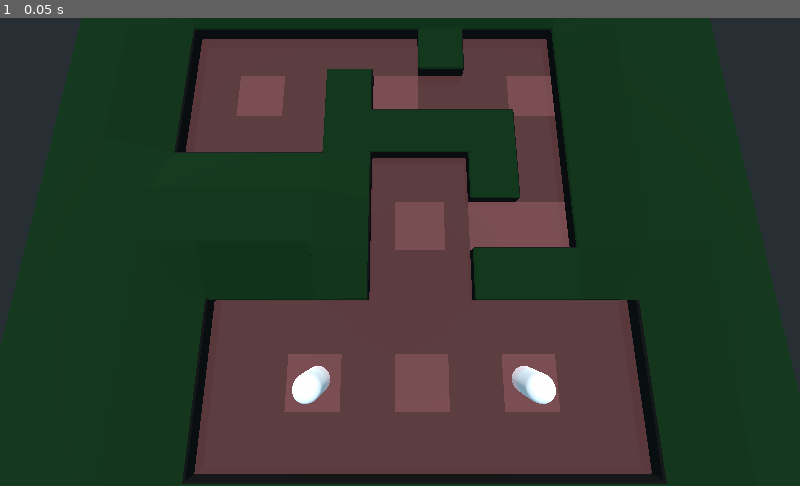
Above: before the commit, frame 1.
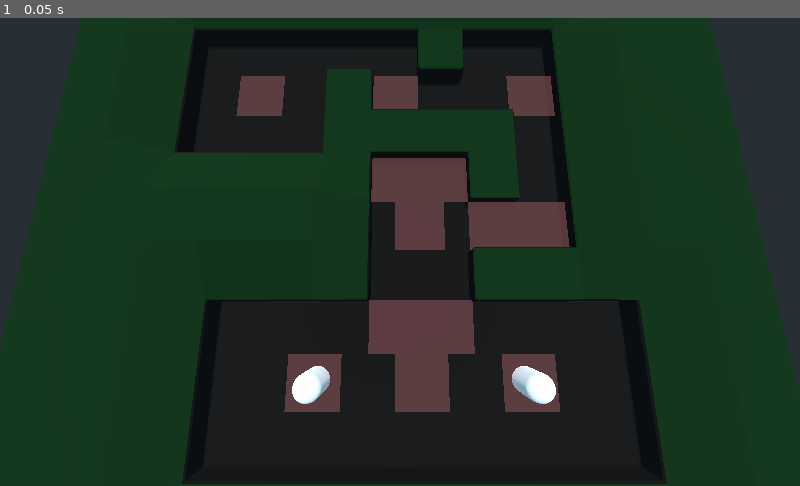
Above: after the commit, the same moment.

Repository: rubenMiller/rwu-spieleentwicklung-project
Game: Godot game, scene res://levels/pathfinding.tscn
Same seed, same stepped clock (60 frames per second), same inputs: the game is played once before the commit and once after it.
Inputs:
- Up to frame 1 (0.05 s): no input

The runs differ from the first frame. In frame 1, 30% of the frame differs, in the area x 23-82%, y 4-98%.

Commit message:
Troop code clean Up, startet with Grid Map

Diff:
--- a/godot-files/Entities/SelectionArea.gd
+++ b/godot-files/Entities/SelectionArea.gd
@@ -17,7 +17,6 @@
 	selected = selection
 	emit_signal("selection_toggled", selected)
 
-
 func _make_exclusive():
 	if not exclusive:
 		return
--- a/godot-files/Entities/Troop.gd
+++ b/godot-files/Entities/Troop.gd
@@ -1,37 +1,50 @@
+class_name Unit
 extends KinematicBody
 
 export var idleMaterial: Material
 export var selectedMaterial: Material
-
-onready var isSelected = false
-onready var tile_handler = get_node("../tile_handler")
-onready var _agent: NavigationAgent = $NavigationAgent
+export var MAX_SPEED := 10.0
 
 var _velocity := Vector3.ZERO
 
+onready var current_position := global_transform.origin
+onready var target_position := current_position
+onready var isSelected = false
+onready var _agent: NavigationAgent = $NavigationAgent
+
+onready var tile_handler = get_node("../tile_handler")
+
 func _ready():
-	$Label3D.hide()
-	$MeshInstance.material_override = idleMaterial
-	_agent.set_target_location(global_transform.origin)
+	_agent.set_target_location(current_position)
+	display_selected_unit()
+
 	tile_handler.connect("tile_selected", self, "move") # aufruf der move funktion
 
-func _physics_process(_delta: float) -> void:
+func _process(_delta: float) -> void:
 	if _agent.is_navigation_finished():
-		#print(_agent.get_final_location())
 		return
 
 	var direction := global_transform.origin.direction_to(_agent.get_next_location())
-	#direction.normalized()
-	_velocity = direction * 10
-	_velocity = move_and_slide(_velocity)
+	_velocity = direction * MAX_SPEED
+	move_and_slide(_velocity)
 
-func move(child):
-	if isSelected: _agent.set_target_location(child.global_transform.origin)
+func move(target_tile):
+	if isSelected:
+		target_position = target_tile.global_transform.origin
+		_agent.set_target_location(target_position)
 
 func _on_SelectionArea_selection_toggled(selection):
+	isSelected = selection
+	display_selected_unit()
+
+func display_selected_unit():
+	$Label3D.visible = isSelected
+	if isSelected: $MeshInstance.material_override = selectedMaterial
+	else: $MeshInstance.material_override = idleMaterial
+
+func _debug_information():
+	print("------------------------------------------")
+	print("Global Position:", global_transform.origin)
+	print("distance to target:",_agent.distance_to_target())
+	print("Velocity",_velocity)
 	#set_process_unhandled_input(selection)
-	isSelected = selection
-
-	$Label3D.visible = selection
-	if selection: $MeshInstance.material_override = selectedMaterial
-	else: $MeshInstance.material_override = idleMaterial
--- a/godot-files/Entities/Troop.tscn
+++ b/godot-files/Entities/Troop.tscn
@@ -1,9 +1,10 @@
-[gd_scene load_steps=10 format=2]
+[gd_scene load_steps=12 format=2]
 
 [ext_resource path="res://Entities/Troop.gd" type="Script" id=1]
 [ext_resource path="res://Entities/SelectionArea.gd" type="Script" id=2]
 [ext_resource path="res://Art/materials/troop_idle_Material.tres" type="Material" id=3]
 [ext_resource path="res://Art/materials/troop_selected_Material.tres" type="Material" id=4]
+[ext_resource path="res://Art/fonts/Montserrat-Medium.ttf" type="DynamicFontData" id=5]
 
 [sub_resource type="SpatialMaterial" id=6]
 
@@ -14,6 +15,10 @@
 mid_height = 3.0
 
 [sub_resource type="Skin" id=4]
+
+[sub_resource type="DynamicFont" id=7]
+size = 120
+font_data = ExtResource( 5 )
 
 [sub_resource type="CapsuleShape" id=3]
 height = 3.0
@@ -29,25 +34,22 @@
 mesh = SubResource( 2 )
 skin = SubResource( 4 )
 
-[node name="SelectionArea" type="Area" parent="MeshInstance"]
+[node name="Label3D" type="Label3D" parent="."]
+transform = Transform( 1, 0, 0, 0, 1, 0, 0, 0, 1, 0, 4.32274, 0 )
+text = "Selected
+"
+font = SubResource( 7 )
+
+[node name="NavigationAgent" type="NavigationAgent" parent="."]
+path_desired_distance = 0.1
+target_desired_distance = 10.0
+agent_height_offset = 1.0
+
+[node name="SelectionArea" type="Area" parent="."]
+transform = Transform( 1, 0, 0, 0, -4.37114e-08, -1, 0, 1, -4.37114e-08, 0, 0, 0 )
 script = ExtResource( 2 )
 
-[node name="CollisionShape" type="CollisionShape" parent="MeshInstance/SelectionArea"]
+[node name="CollisionShape" type="CollisionShape" parent="SelectionArea"]
 shape = SubResource( 3 )
 
-[node name="Timer" type="Timer" parent="."]
-wait_time = 2.0
-autostart = true
-
-[node name="Label3D" type="Label3D" parent="."]
-transform = Transform( 1, 0, 0, 0, 1, 0, 0, 0, 1, 0, 4.32274, 0 )
-pixel_size = 0.1
-text = "Selected
-"
-
-[node name="NavigationAgent" type="NavigationAgent" parent="."]
-path_desired_distance = 3.0
-target_desired_distance = 15.0
-
-[connection signal="input_event" from="MeshInstance/SelectionArea" to="." method="_on_Area_input_event"]
-[connection signal="selection_toggled" from="MeshInstance/SelectionArea" to="." method="_on_SelectionArea_selection_toggled"]
+[connection signal="selection_toggled" from="SelectionArea" to="." method="_on_SelectionArea_selection_toggled"]
--- a/godot-files/Tiles/Tile.gd
+++ b/godot-files/Tiles/Tile.gd
@@ -8,10 +8,9 @@
 func _ready():
 	$MeshInstance.material_override = unselectedMaterial
 
-func _on_Area_input_event(camera, event, position, normal, shape_idx):
+func _on_Area_input_event(_camera, event, _position, _normal, _shape_idx):
 	if event.is_action_pressed("mouse_left"):
 		emit_signal("tile_selected", self)
-		print(self.position)
 		$MeshInstance.material_override = selectedMaterial
 
 	if event.is_action_pressed("mouse_right"):
--- /dev/null
+++ b/godot-files/levels/WalkTiles.gd
@@ -0,0 +1,25 @@
+class_name WalkTiles
+extends GridMap
+
+
+var cells: Array = []
+var _units := {}
+
+func _ready() -> void:
+	_reinitialize()
+
+	cells = get_used_cells()
+	print(cell_size)
+	print(cells)
+
+	print(_units)
+
+
+func _reinitialize() -> void:
+	_units.clear()
+
+	for child in get_children():
+		var unit := child as Unit
+		if not unit:
+			continue
+		_units[unit.currentPosition] = unit
--- a/godot-files/levels/pathfinding.tscn
+++ b/godot-files/levels/pathfinding.tscn
@@ -6,6 +6,7 @@
 [ext_resource path="res://Tiles/Tile.tscn" type="PackedScene" id=4]
 [ext_resource path="res://Art/fonts/Montserrat-Medium.ttf" type="DynamicFontData" id=5]
 [ext_resource path="res://levels/pathfinding.gd" type="Script" id=6]
+[ext_resource path="res://levels/WalkTiles.gd" type="Script" id=7]
 [ext_resource path="res://Art/Maps/Map_1.obj" type="ArrayMesh" id=8]
 
 [sub_resource type="NavigationMesh" id=1]
@@ -21,7 +22,7 @@
 size = 22
 font_data = ExtResource( 5 )
 
-[node name="pathfinding" type="Spatial"]
+[node name="Main" type="Spatial"]
 script = ExtResource( 6 )
 
 [node name="Camera" type="Camera" parent="."]
@@ -31,49 +32,64 @@
 [node name="DirectionalLight" type="DirectionalLight" parent="."]
 transform = Transform( 1, 0, 0, 0, 0.429313, 0.903156, 0, -0.903156, 0.429313, -15.8196, 14.813, 10.8217 )
 
-[node name="Navigation" type="Navigation" parent="."]
+[node name="WalkTiles" type="GridMap" parent="."]
+transform = Transform( 1, 0, 0, 0, 1, 0, 0, 0, 1, 0, 1, 0 )
+mesh_library = ExtResource( 2 )
+cell_size = Vector3( 4, 4, 4 )
+cell_scale = 2.0
+data = {
+"cells": PoolIntArray( 0, 0, 0, 65535, 0, 0, 0, 65533, 0, 65535, 65533, 0 )
+}
+script = ExtResource( 7 )
+__meta__ = {
+"_editor_clip_": 0,
+"_editor_floor_": Vector3( 0, 0, 0 )
+}
 
-[node name="NavigationMeshInstance" type="NavigationMeshInstance" parent="Navigation"]
+[node name="Navigation" type="Navigation" parent="WalkTiles"]
+transform = Transform( 1, 0, 0, 0, 1, 0, 0, 0, 1, 0, -1, 0 )
+
+[node name="NavigationMeshInstance" type="NavigationMeshInstance" parent="WalkTiles/Navigation"]
 navmesh = SubResource( 1 )
 
-[node name="MeshInstance" type="MeshInstance" parent="Navigation/NavigationMeshInstance"]
+[node name="MeshInstance" type="MeshInstance" parent="WalkTiles/Navigation/NavigationMeshInstance"]
 transform = Transform( 4, 0, 0, 0, 4, 0, 0, 0, 4, 0, -2, 0 )
 mesh = ExtResource( 8 )
-skeleton = NodePath("../../..")
+skeleton = NodePath("../../../..")
 
-[node name="tile_handler" parent="Navigation" instance=ExtResource( 3 )]
+[node name="tile_handler" parent="WalkTiles/Navigation" instance=ExtResource( 3 )]
 
-[node name="Tile1" parent="Navigation/tile_handler" groups=["StartTile"] instance=ExtResource( 4 )]
+[node name="Tile1" parent="WalkTiles/Navigation/tile_handler" groups=["StartTile"] instance=ExtResource( 4 )]
 transform = Transform( 2, 0, 0, 0, 1, 0, 0, 0, 2, -8, 3, -14 )
 
-[node name="Tile7" parent="Navigation/tile_handler" instance=ExtResource( 4 )]
+[node name="Tile7" parent="WalkTiles/Navigation/tile_handler" instance=ExtResource( 4 )]
 transform = Transform( 2, 0, 0, 0, 1, 0, 0, 0, 2, -10, 3, 10 )
 
-[node name="Tile5" parent="Navigation/tile_handler" groups=["StartTile"] instance=ExtResource( 4 )]
+[node name="Tile5" parent="WalkTiles/Navigation/tile_handler" groups=["StartTile"] instance=ExtResource( 4 )]
 transform = Transform( 2, 0, 0, 0, 1, 0, 0, 0, 2, 0, 3, -14 )
 
-[node name="Tile2" parent="Navigation/tile_handler" groups=["StartTile"] instance=ExtResource( 4 )]
+[node name="Tile2" parent="WalkTiles/Navigation/tile_handler" groups=["StartTile"] instance=ExtResource( 4 )]
 transform = Transform( 2, 0, 0, 0, 1, 0, 0, 0, 2, 8, 3, -14 )
 
-[node name="Tile3" parent="Navigation/tile_handler" instance=ExtResource( 4 )]
+[node name="Tile3" parent="WalkTiles/Navigation/tile_handler" instance=ExtResource( 4 )]
 transform = Transform( 2, 0, 0, 0, 1, 0, 0, 0, 2, 2, 3, 10 )
 
-[node name="Tile4" parent="Navigation/tile_handler" instance=ExtResource( 4 )]
+[node name="Tile4" parent="WalkTiles/Navigation/tile_handler" instance=ExtResource( 4 )]
 transform = Transform( 2, 0, 0, 0, 1, 0, 0, 0, 2, -10, 3, -2 )
 
-[node name="Tile8" parent="Navigation/tile_handler" instance=ExtResource( 4 )]
+[node name="Tile8" parent="WalkTiles/Navigation/tile_handler" instance=ExtResource( 4 )]
 transform = Transform( 2, 0, 0, 0, 1, 0, 0, 0, 2, -6, 3, -2 )
 
-[node name="Tile6" parent="Navigation/tile_handler" instance=ExtResource( 4 )]
+[node name="Tile6" parent="WalkTiles/Navigation/tile_handler" instance=ExtResource( 4 )]
 transform = Transform( 2, 0, 0, 0, 1, 0, 0, 0, 2, 0, 3, -2 )
 
-[node name="Tile" parent="Navigation/tile_handler" instance=ExtResource( 4 )]
+[node name="Tile" parent="WalkTiles/Navigation/tile_handler" instance=ExtResource( 4 )]
 transform = Transform( 2, 0, 0, 0, 1, 0, 0, 0, 2, 14, 3, 10 )
 
-[node name="Troop" parent="Navigation" instance=ExtResource( 1 )]
+[node name="Troop" parent="WalkTiles/Navigation" instance=ExtResource( 1 )]
 transform = Transform( -1, 0, -8.74228e-08, 0, 1, 0, 8.74228e-08, 0, -1, 8, 3, -14 )
 
-[node name="Troop2" parent="Navigation" instance=ExtResource( 1 )]
+[node name="Troop2" parent="WalkTiles/Navigation" instance=ExtResource( 1 )]
 transform = Transform( -1, 0, -8.74228e-08, 0, 1, 0, 8.74228e-08, 0, -1, -8, 3, -14 )
 
 [node name="UserInterface" type="Control" parent="."]
@@ -99,16 +115,3 @@
 
 Press Enter to restart"
 align = 1
-
-[node name="GridMap" type="GridMap" parent="."]
-transform = Transform( 1, 0, 0, 0, 1, 0, 0, 0, 1, 0, 1, 0 )
-mesh_library = ExtResource( 2 )
-cell_size = Vector3( 4, 4, 4 )
-cell_scale = 2.0
-data = {
-"cells": PoolIntArray( 0, 0, 0, 65533, 0, 0, 65535, 0, 0, 2, 1, 0, 3, 1, 0, 4, 1, 0, 65533, 1, 0, 0, 2, 0, 2, 2, 0, 3, 2, 0, 4, 2, 0, 65533, 2, 0, 65534, 2, 0, 65535, 2, 0, 0, 3, 0, 1, 3, 0, 2, 3, 0, 3, 3, 0, 4, 3, 0, 65533, 3, 0, 65534, 3, 0, 0, 65531, 0, 1, 65531, 0, 2, 65531, 0, 3, 65531, 0, 65532, 65531, 0, 65533, 65531, 0, 65534, 65531, 0, 65535, 65531, 0, 0, 65532, 0, 1, 65532, 0, 2, 65532, 0, 3, 65532, 0, 65532, 65532, 0, 65533, 65532, 0, 65534, 65532, 0, 65535, 65532, 0, 0, 65533, 0, 1, 65533, 0, 2, 65533, 0, 3, 65533, 0, 65532, 65533, 0, 65533, 65533, 0, 65534, 65533, 0, 65535, 65533, 0, 0, 65534, 0, 65535, 65534, 0, 0, 65535, 0, 65533, 65535, 0, 65534, 65535, 0, 65535, 65535, 0 )
-}
-__meta__ = {
-"_editor_clip_": 0,
-"_editor_floor_": Vector3( 0, 1, 0 )
-}
--- a/godot-files/project.godot
+++ b/godot-files/project.godot
@@ -14,6 +14,21 @@
 "language": "NativeScript",
 "path": "res://addons/godot-git-plugin/git_api.gdns"
 } ]
+_global_script_classes=[ {
+"base": "KinematicBody",
+"class": "Unit",
+"language": "GDScript",
+"path": "res://Entities/Troop.gd"
+}, {
+"base": "GridMap",
+"class": "WalkTiles",
+"language": "GDScript",
+"path": "res://levels/WalkTiles.gd"
+} ]
+_global_script_class_icons={
+"Unit": "",
+"WalkTiles": ""
+}
 
 [>>>>>>>af6bd224af0838eae16d53d4509411fbed66b757[application]
 
Not shown: 1 places in godot-files/levels/pathfinding.tscn that only renumber resources
